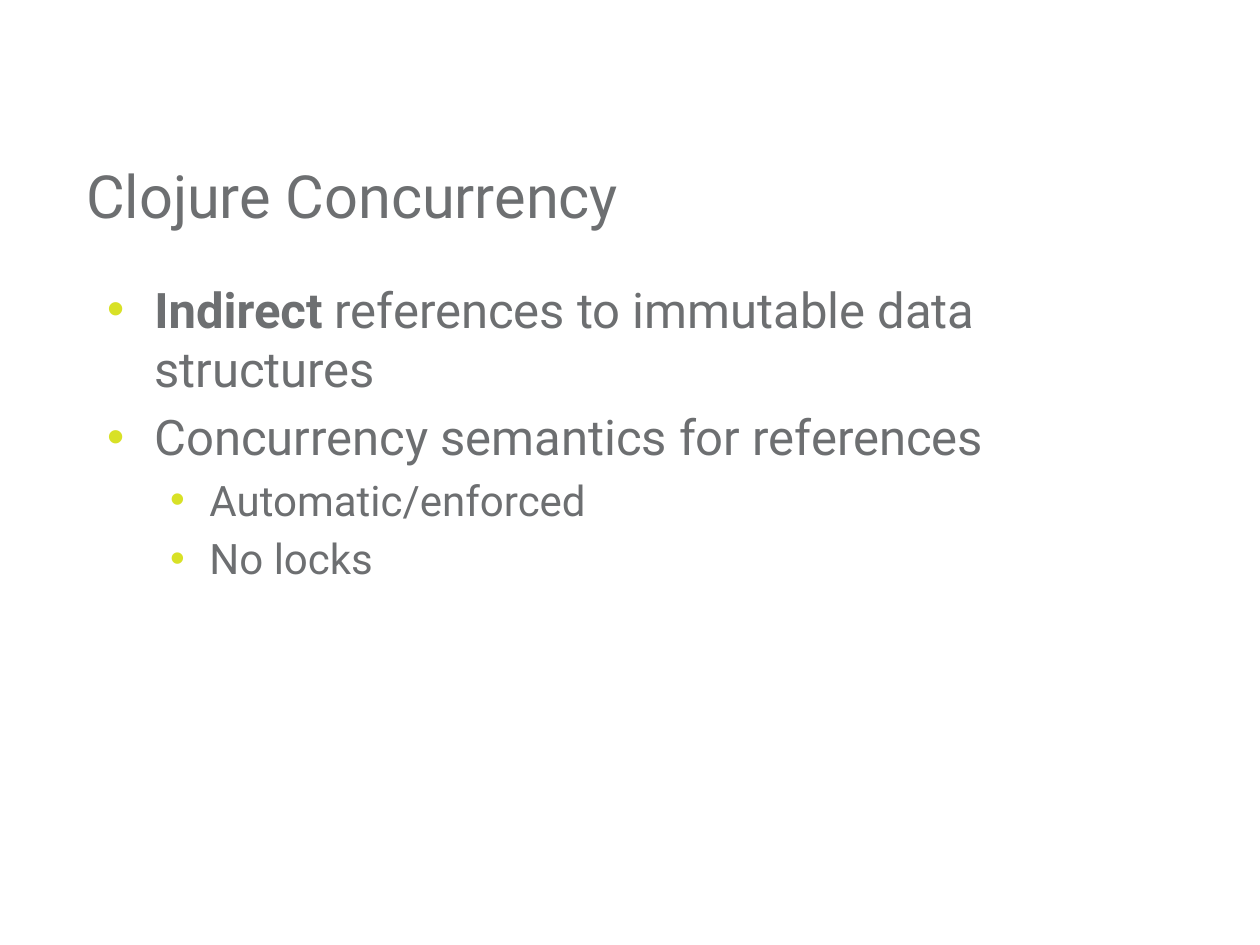
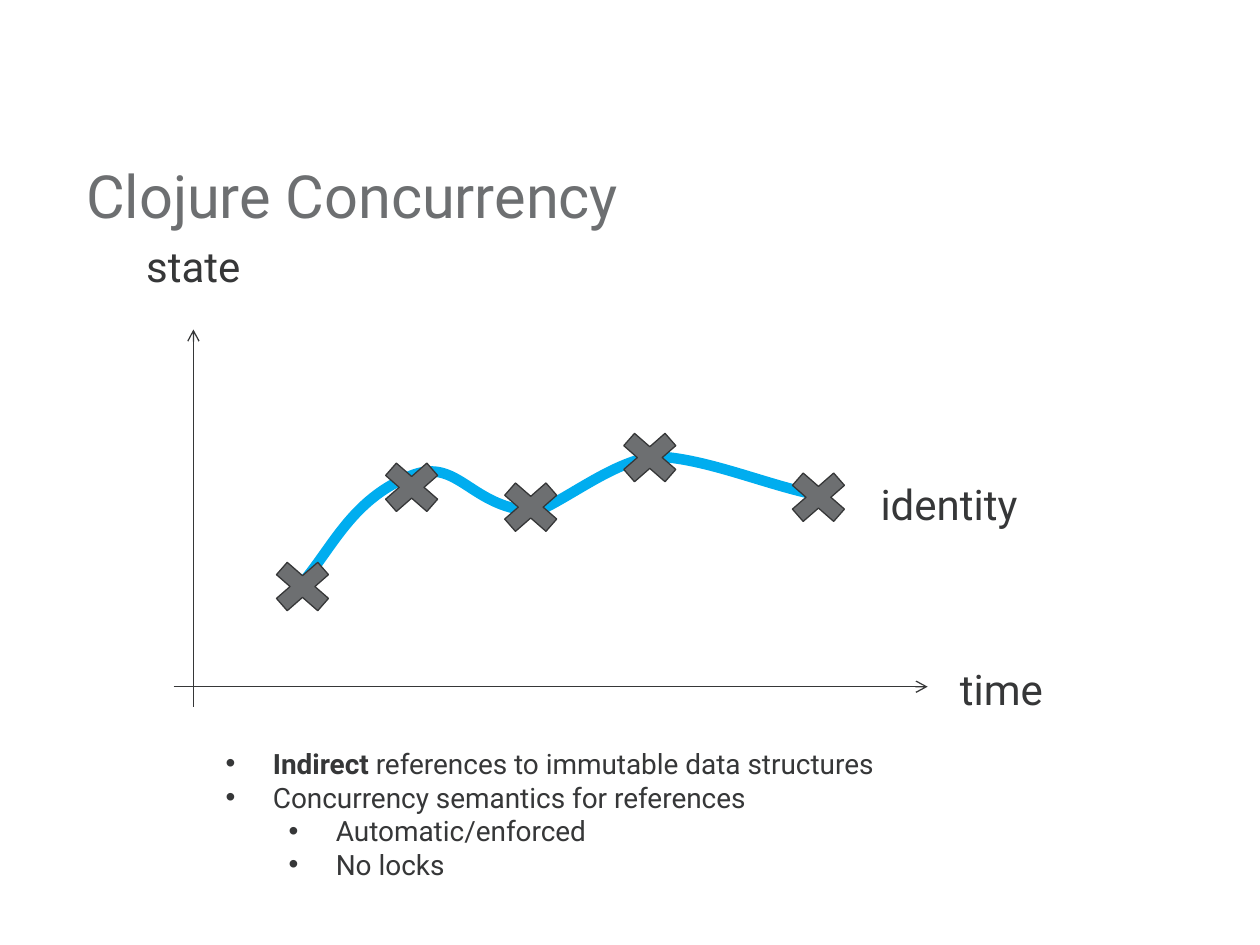
Before and after one commit to mjul/top-10-clojure-ndc-2011, a slide deck: slide 17 of Top Things to Learn From Clojure.pptx. Drawn at 1260x945 pixels with LibreOffice and Linux fonts; fonts in the diff are those of the drawing; background and template pictures are left out. Boxes give left, top, right and bottom in pixels: in the first picture for what was removed or moved away, otherwise in the second. Text is boxed around its words. In the diff, an @@ line names an element or a change of style, - is before the commit and + after.

```diff
--- a/Top Things to Learn From Clojure.pptx
+++ b/Top Things to Learn From Clojure.pptx
@@ text added at [146, 254, 240, 283], 24 pt, text #363738 @@
+state
@@ arrow added from (194, 707) to (194, 330), #363738 0.75 pt @@
@@ cross added at [610, 423, 689, 493], fill #6D6F71, outline #363738 0.75 pt @@
@@ freeform shape added at [286, 456, 827, 600], outline #00ADEF 6 pt @@
@@ cross added at [372, 452, 451, 522], fill #6D6F71, outline #363738 0.75 pt @@
@@ cross added at [491, 472, 571, 542], fill #6D6F71, outline #363738 0.75 pt @@
@@ cross added at [779, 462, 858, 532], fill #6D6F71, outline #363738 0.75 pt @@
@@ text added at [881, 488, 1018, 529], 24 pt, text #363738 @@
+identity
@@ cross added at [263, 552, 343, 621], fill #6D6F71, outline #363738 0.75 pt @@
@@ arrow added from (174, 687) to (927, 687), #363738 0.75 pt @@
@@ text added at [960, 674, 1043, 706], 24 pt, text #363738 @@
+time
@@ text "Indirect references to immutable data ...": place and size @@
-text "Indirect references to immutable data ..." at [154, 291, 983, 575]
+text "Indirect references to immutable data ..." at [273, 752, 874, 876]
@@ text "Indirect references to immutable data ..." at [273, 752, 874, 876]: size 28 to 16 pt in "Indirect references to immutable data structures", "Concurrency semantics for references"; text colour #6D6F71 to #363738; size 24 to 16 pt in "Automatic/enforced", "No locks"; less space between paragraphs; indent changed @@
```
Also in this commit, not shown: 2 other slides changed, 1 slide removed.
